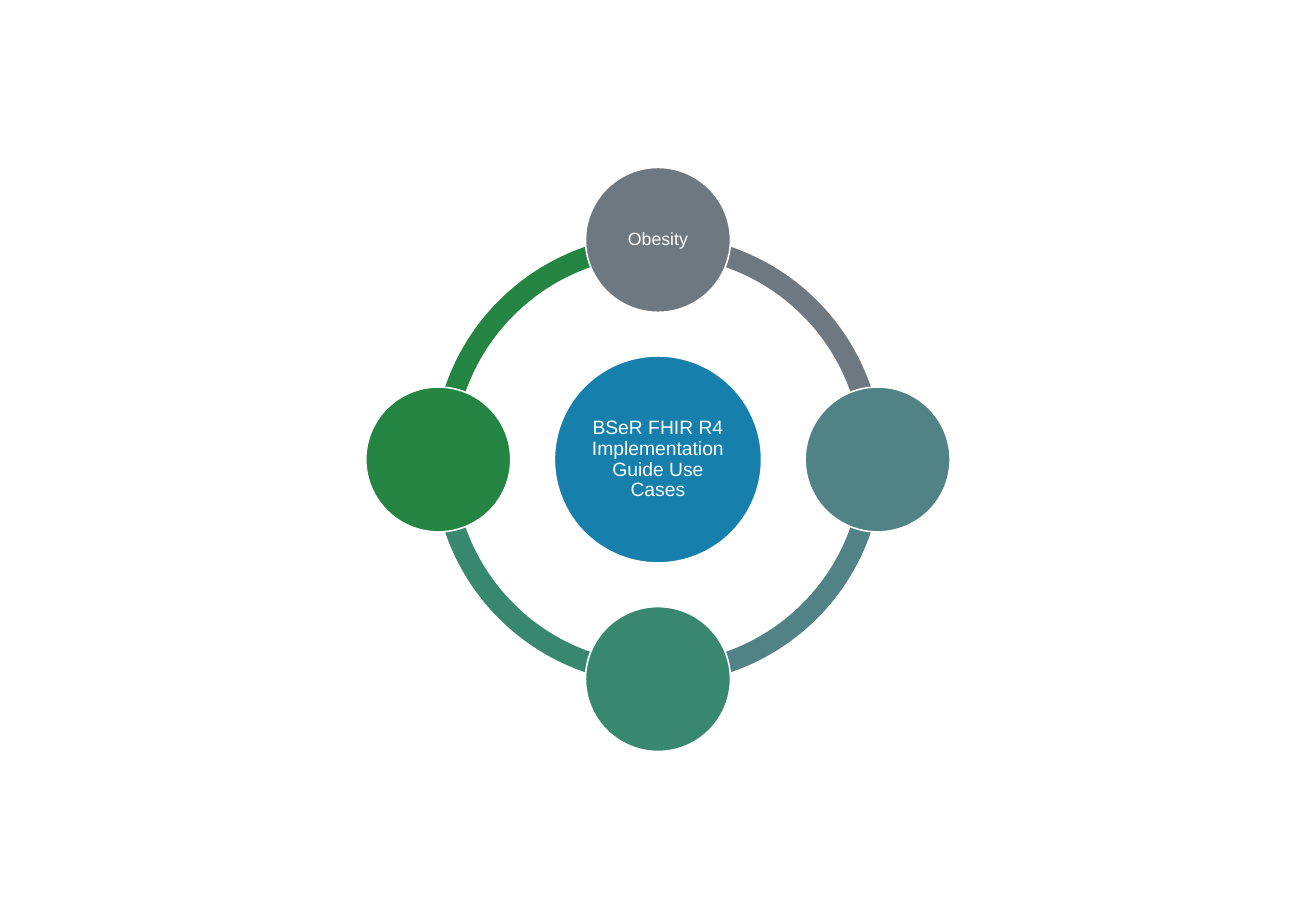
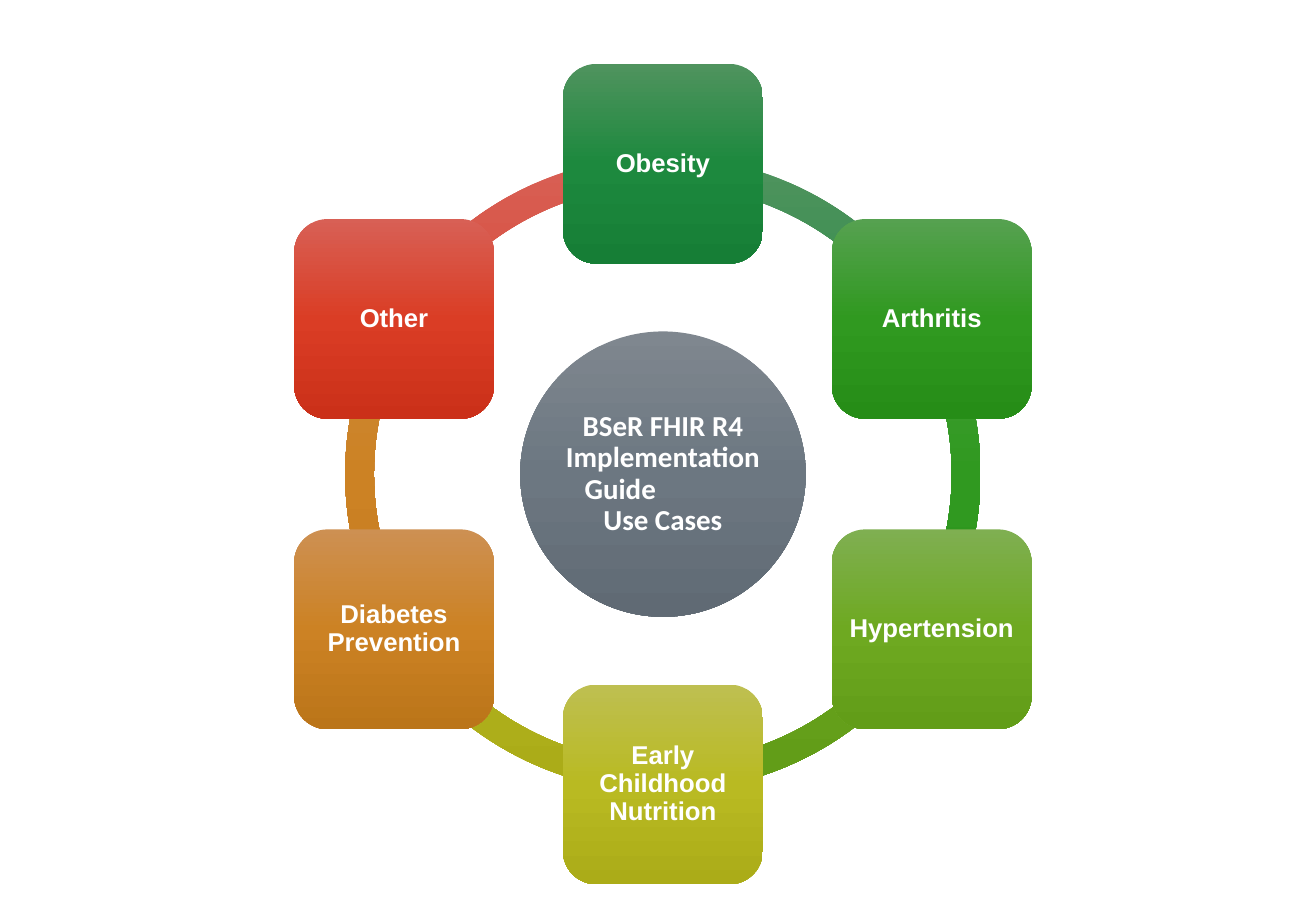
Before and after one commit to HL7/bser, a slide deck: slide 5 of input/imagesourcefiles/BSeR Flow Diagrams - V7.pptx. Drawn at 1316x919 pixels with LibreOffice and Linux fonts; fonts in the diff are those of the drawing. Boxes give left, top, right and bottom in pixels: in the first picture for what was removed or moved away, otherwise in the second. Text is boxed around its words. In the diff, an @@ line names an element or a change of style, - is before the commit and + after.

```diff
--- a/input/imagesourcefiles/BSeR Flow Diagrams - V7.pptx
+++ b/input/imagesourcefiles/BSeR Flow Diagrams - V7.pptx
@@ text "Obesity": place and size @@
-text "Obesity" at [628,232,688,249]
+text "Obesity" at [616,153,710,178]
@@ text "Obesity" at [616,153,710,178]: size 11 to 16 pt, bold on; more space between paragraphs @@
@@ arch (boxed as its full ring): place and size @@
-arch (boxed as its full ring) at [433,235,883,685]
+arch (boxed as its full ring) at [345,156,980,791]
@@ arch (boxed as its full ring) at [345,156,980,791]: fill #238541 to gradient #D96155 to #DB3E26 to #CC3119; proportions changed @@
@@ arch (boxed as its full ring): place and size @@
-arch (boxed as its full ring) at [433,235,883,685]
+arch (boxed as its full ring) at [345,156,980,791]
@@ arch (boxed as its full ring) at [345,156,980,791]: fill #38886F to gradient #CE9053 to #CC8324 to #BC7519; proportions changed @@
@@ arch (boxed as its full ring): place and size @@
-arch (boxed as its full ring) at [433,235,883,685]
+arch (boxed as its full ring) at [345,156,980,791]
@@ arch (boxed as its full ring) at [345,156,980,791]: fill #518286 to gradient #BEBF52 to #BABB23 to #ACAC19; proportions changed @@
@@ arch (boxed as its full ring): place and size @@
-arch (boxed as its full ring) at [433,235,883,685]
+arch (boxed as its full ring) at [345,156,980,791]
@@ arch (boxed as its full ring) at [345,156,980,791]: fill #6E7881 to gradient #7FB051 to #6EAA21 to #639D18; proportions changed @@
@@ group added at [294,64,1031,884]: 6 rounded rectangles, 5 texts, 2 arch (boxed as its full ring)s @@
+Arthritis
+Hypertension
+Early Childhood Nutrition
+Diabetes Prevention
+Other
@@ ellipse: place and size @@
-ellipse at [554,356,761,563]
+ellipse at [520,331,805,616]
@@ ellipse at [520,331,805,616]: fill #167FAC to gradient #7F888F to #6D7882 to #606B74; outline #FFFFFF 1 pt to none @@
@@ group removed at [366,168,950,752]: 4 ellipses @@
@@ text "BSeR FHIR R4 Implementation Guide ...": place and size @@
-text "BSeR FHIR R4 Implementation Guide ..." at [592,420,724,496]
+text "BSeR FHIR R4 Implementation Guide ..." at [566,417,760,530]
@@ text "BSeR FHIR R4 Implementation Guide ..." at [566,417,760,530]: size 12 to 18 pt, font Arial to Calibri, bold on; more space between paragraphs @@
```
Also in this commit, not shown: 1 other slide changed, 5 other files.
